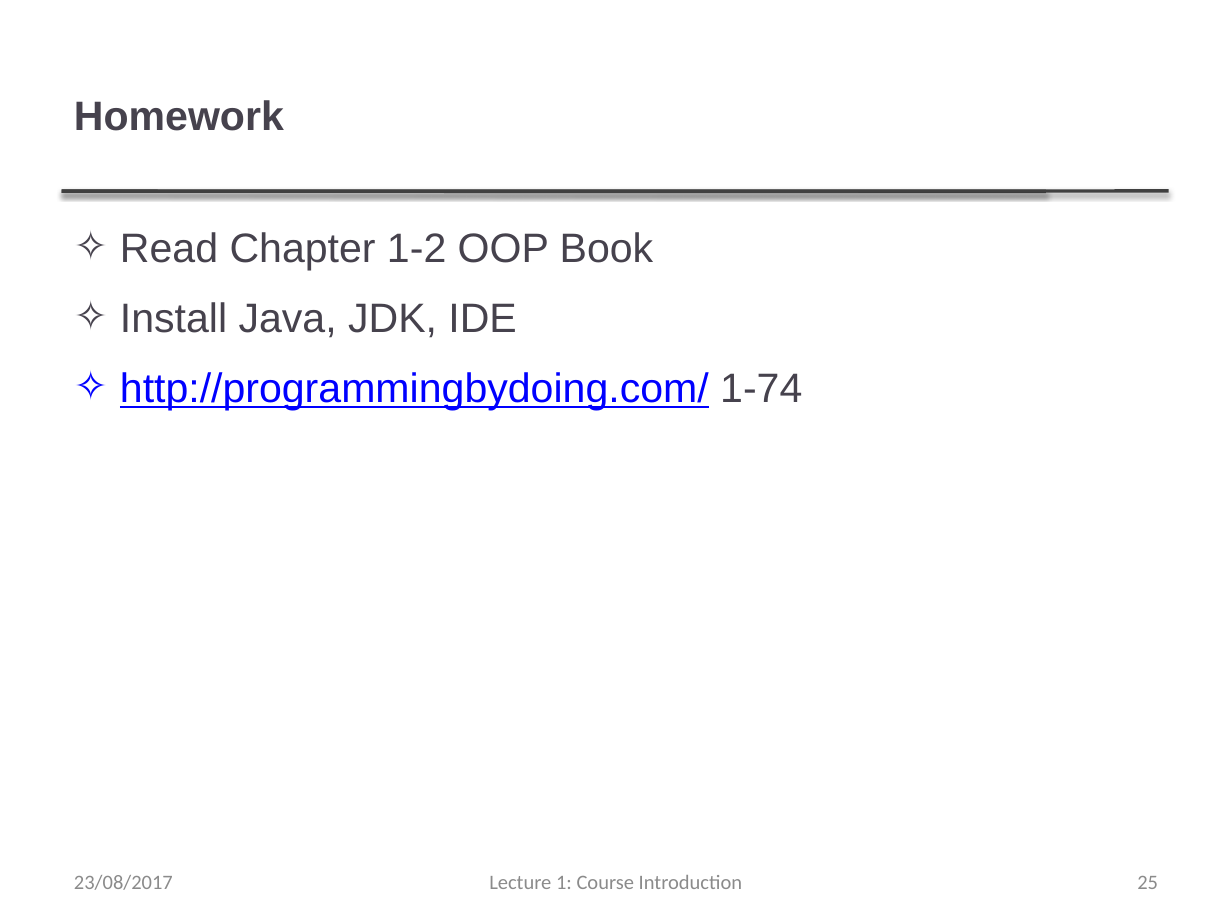
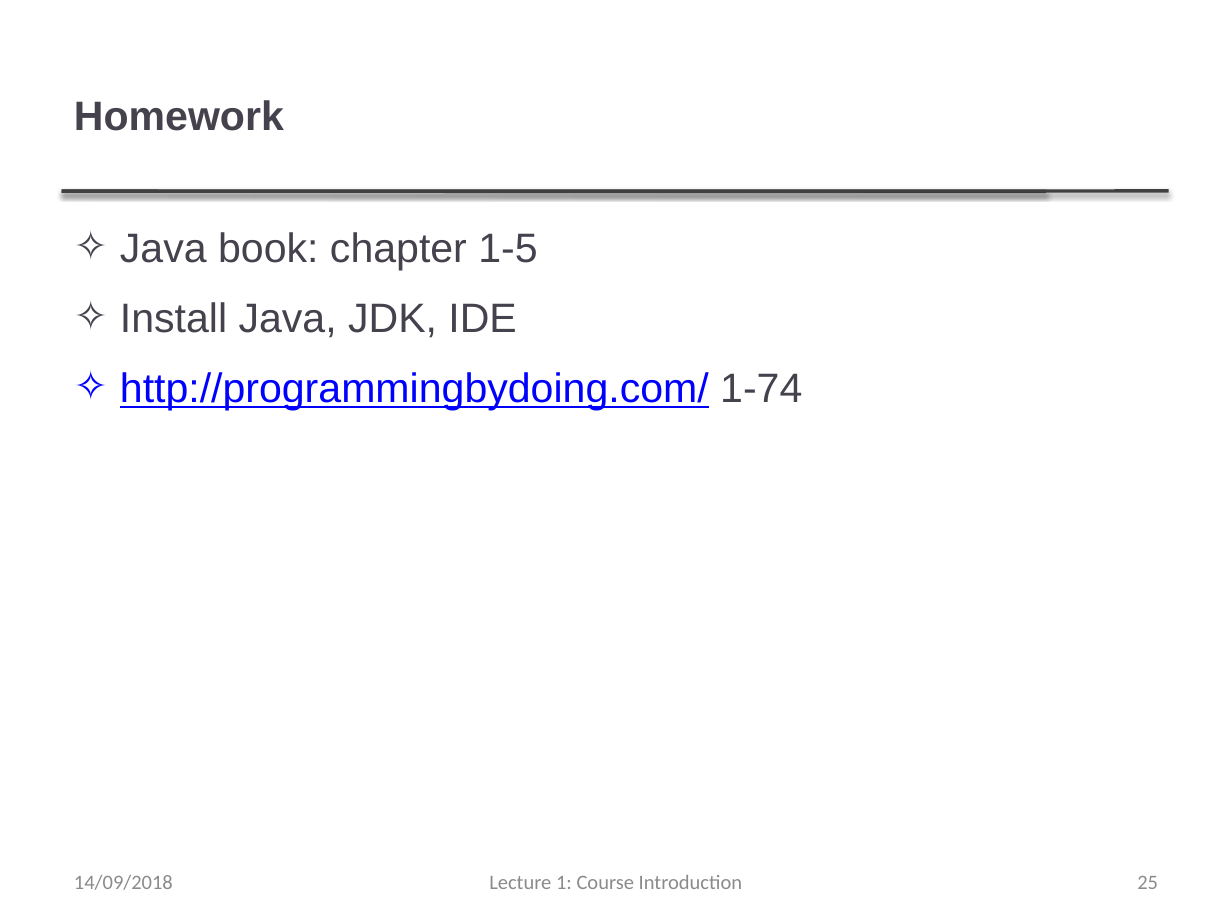
Before and after one commit to thanqminh/thanqminh.github.io, a slide deck: slide 25 of courses/oopjava/lecture1.pptx. Drawn at 1232x924 pixels with LibreOffice and Linux fonts; fonts in the diff are those of the drawing. Boxes give left, top, right and bottom in pixels: in the first picture for what was removed or moved away, otherwise in the second. Text is boxed around its words. In the diff, an @@ line names an element or a change of style, - is before the commit and + after.

```diff
--- a/courses/oopjava/lecture1.pptx
+++ b/courses/oopjava/lecture1.pptx
@@ text at (x1=120, y1=232, x2=537, y2=271): text changed @@
-✧ Read Chapter 1-2 OOP Book
+✧ Java book: chapter 1-5
@@ text at (x1=74, y1=875, x2=173, y2=890): text changed @@
-23/08/2017
+14/09/2018
```
Also in this commit, not shown: 7 other slides changed, 16 other files.
